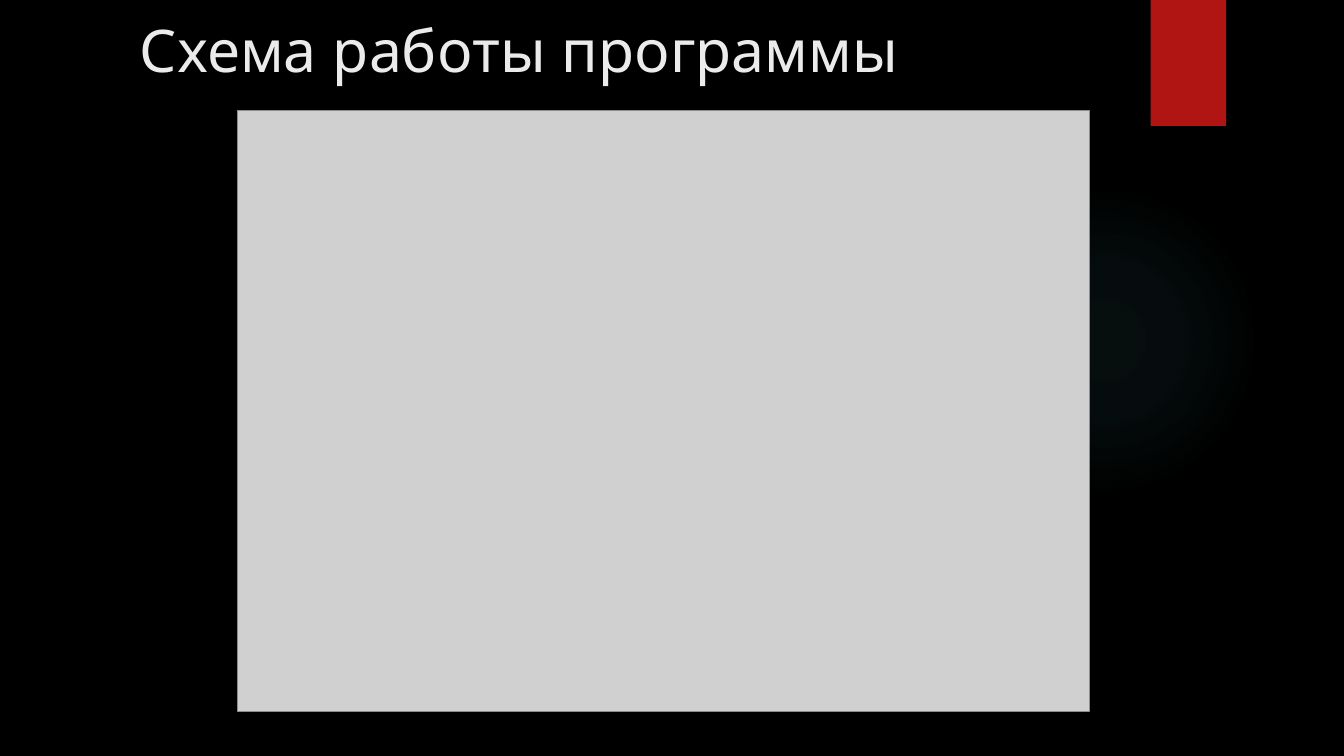
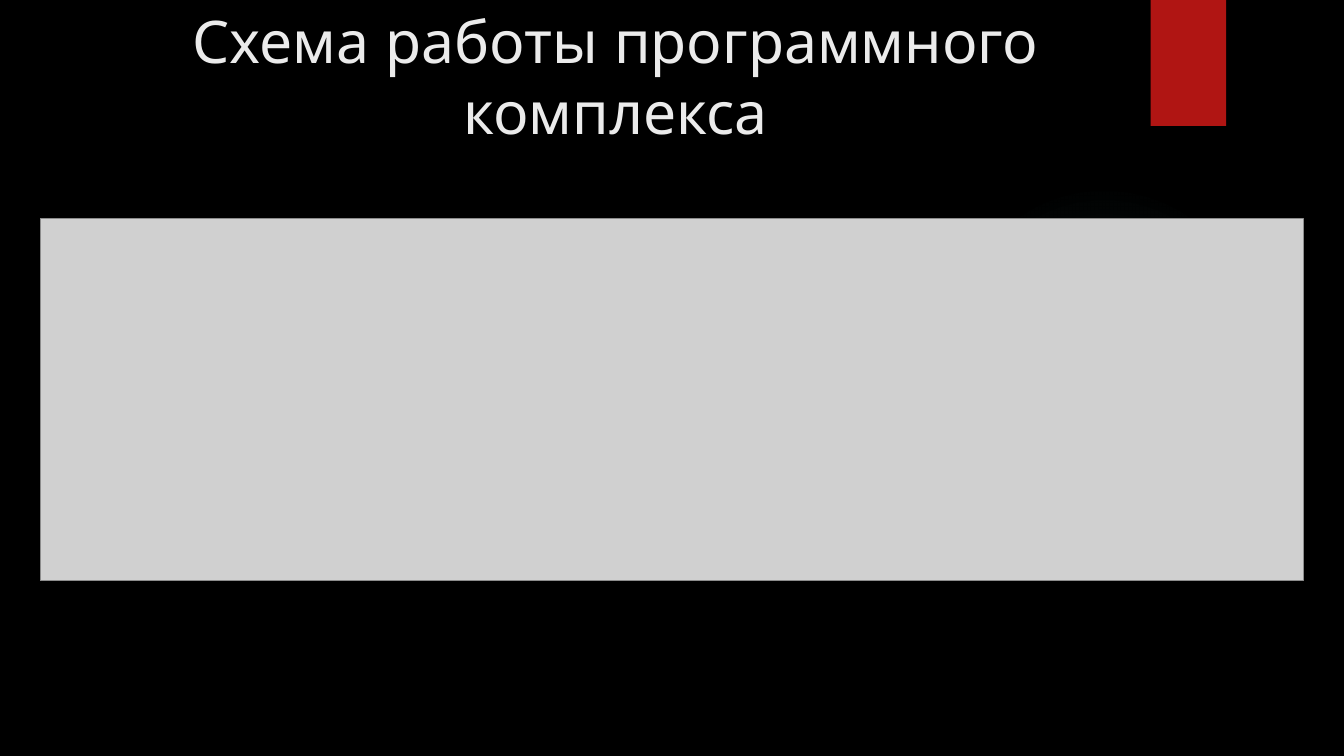
Before and after one commit to GENDOSMAL/Diplom, a slide deck: slide 3 of Documentation/Презентация к защите.pptx (slide 4 before the commit). Drawn at 1344x756 pixels with LibreOffice and Linux fonts; fonts in the diff are those of the drawing; grey boxes stand for pictures; background and template pictures are left out. Boxes give left, top, right and bottom in pixels: in the first picture for what was removed or moved away, otherwise in the second. Text is boxed around its words. In the diff, an @@ line names an element or a change of style, - is before the commit and + after.

```diff
--- a/Documentation/Презентация к защите.pptx
+++ b/Documentation/Презентация к защите.pptx
@@ title at [192,18,1038,135]: text changed @@
-Схема работы программы
+Схема работы программного комплекса
@@ picture removed at [237,111,1090,712] @@
@@ picture added at [40,219,1304,581] @@
```
Also in this commit, not shown: 7 other slides changed, 4 slides added, 4 slides removed, 1 other file.
